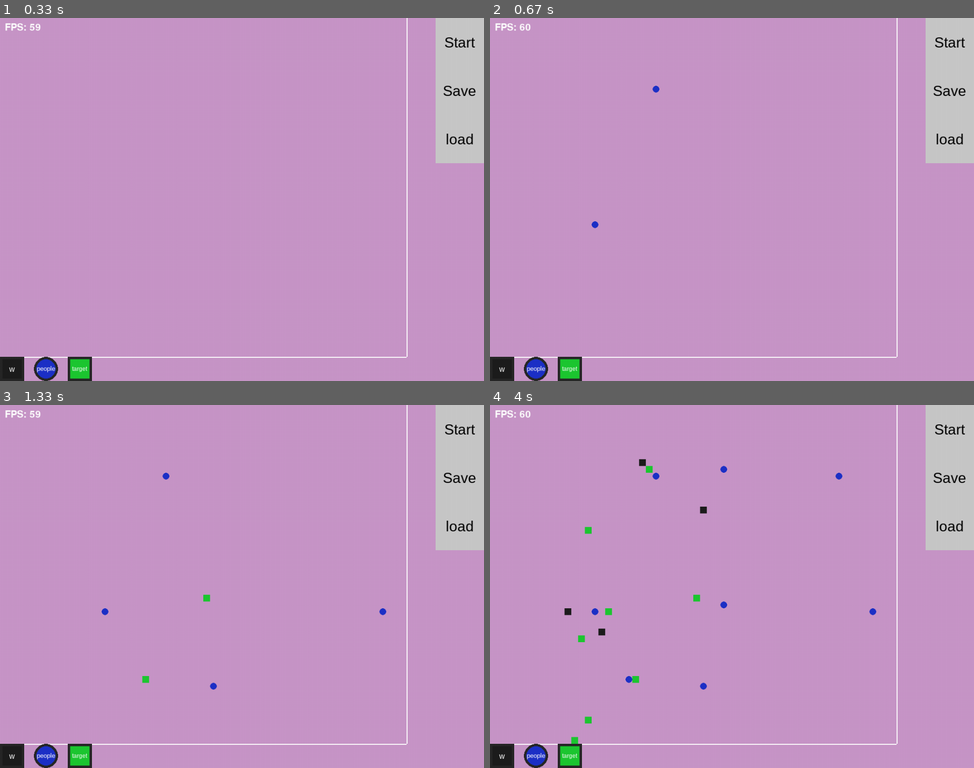
Above: before the commit, frames 1-4 (two rows, left to right).
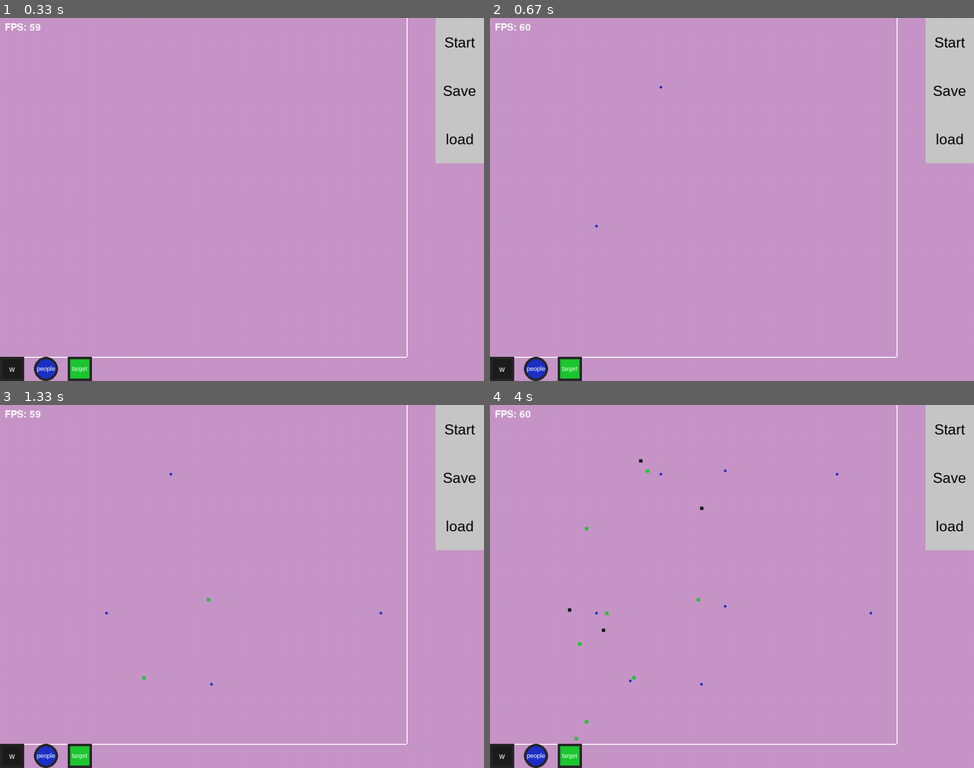
Above: after the commit, the same moments.

Repository: TamairNV/HighPerformancePathfinding
Game: pygame game, started from interface.py
Same seed, same stepped clock (60 frames per second), same inputs: the game is played once before the commit and once after it.
Inputs (mouse positions are in pixels of both pictures, inside the frame that each line leads up to):
- Up to frame 1 (0.33 s): no input
- Up to frame 2 (0.67 s): press the mouse at (533, 370) at 0.37 s; move the mouse to (596, 228) at 0.47 s; release the mouse at (659, 86) at 0.6 s
- Up to frame 3 (1.33 s): press the mouse at (43, 757) at 0.7 s; move the mouse to (212, 684) at 0.8 s; release the mouse at (382, 611) at 0.93 s; press the mouse at (77, 757) at 1.03 s; move the mouse to (145, 677) at 1.13 s; release the mouse at (208, 601) at 1.27 s
- Up to frame 4 (4 s): press the mouse at (567, 757) at 1.37 s; move the mouse to (577, 640) at 1.47 s; release the mouse at (586, 528) at 1.6 s; press the mouse at (567, 757) at 1.7 s; move the mouse to (606, 611) at 1.8 s; release the mouse at (644, 473) at 1.93 s; press the mouse at (499, 757) at 2.03 s; move the mouse to (601, 630) at 2.13 s; release the mouse at (702, 506) at 2.27 s; press the mouse at (567, 757) at 2.37 s; move the mouse to (577, 738) at 2.47 s; release the mouse at (586, 720) at 2.6 s; press the mouse at (533, 757) at 2.7 s; move the mouse to (630, 680) at 2.8 s; release the mouse at (727, 608) at 2.93 s; press the mouse at (949, 477) at 3.03 s; move the mouse to (838, 473) at 3.13 s; release the mouse at (727, 470) at 3.27 s; press the mouse at (949, 524) at 3.37 s; move the mouse to (930, 503) at 3.47 s; release the mouse at (906, 481) at 3.6 s; press the mouse at (499, 757) at 3.7 s; move the mouse to (572, 608) at 3.8 s; release the mouse at (640, 459) at 3.93 s

Frame 1 is identical in both runs. In frame 2, less than 0.1% of the frame differs, in the area x 21-36%, y 18-58%; in frame 3, 0.1%; in frame 4, 0.5%, in the area x 15-80%, y 14-94%.

Commit message:
Able to change grid size

Diff:
--- /dev/null
+++ b/Cache.py
@@ -0,0 +1,35 @@
+import CustomDataStructures as DataS
+import copy
+
+class path():
+    def __init__(self,path,startNode,endNode):
+        self.path = path
+        self.endNode = endNode
+        self.startNode = startNode
+        self.cacheID = 0
+
+class cache:
+    def __init__(self):
+        self.dict = {}
+        self.cacheID = 0
+
+    def add(self,path):
+        self.dict[self.hashPath(path.startNode,path.endNode)] = path
+        path.cacheID = self.cacheID
+    def reset(self):
+        self.cacheID +=1
+
+    def hashPath(self,startNode,endNode):
+        return (startNode.pos[0],startNode.pos[1],
+                endNode.pos[0],endNode.pos[1])
+
+    def get(self,startNode,endNode):
+        hash = self.hashPath(startNode,endNode)
+        reverseHash = self.hashPath(endNode,startNode)
+        if hash in self.dict and self.dict[hash].cacheID == self.cacheID:
+            return (self.dict[hash].path, 0)
+        return None
+        if reverseHash in self.dict and self.dict[reverseHash].cacheID == self.cacheID:
+            reversed_path = copy.deepcopy(self.dict[reverseHash].path)[::-1]
+            return (reversed_path, 1)
+        return None
--- a/Grid.py
+++ b/Grid.py
@@ -2,10 +2,12 @@
 
 import AStar
 
-class Grid():
+class Grid:
+    CELLSIZE = 7
     def __init__(self,baseGrid):
         self.grid = [[AStar.node((x,y),baseGrid[x][y]) for y in range(len(baseGrid[0]))] for x in range(len(baseGrid[1]))]
 
 
+
     def resetGrid(self,grid,baseGrid):
         [[grid.grid[x][y].resetNode(baseGrid[x][y]) for y in range(len(baseGrid[0]))] for x in range(len(baseGrid[1]))]
--- a/Painter.py
+++ b/Painter.py
@@ -5,11 +5,13 @@
 import UI
 import PathingObject
 import Grid
+CELLSIZE = Grid.Grid.CELLSIZE
 class Paint():
     paints = []
     SCREEN = None
     brush = None
     typeColours = {'w': (30, 30, 30), 'people': (30, 50, 200), 'target': (30, 200, 50)}
+
 
     def __init__(self,ID,colour,font = 16,shape = 1):
         Paint.paints.append(self)
@@ -61,9 +63,9 @@
 
     def draw(self):
         x,y = pygame.mouse.get_pos()
-        nearestX = round((x - 7) / self.nodeSize)
-        nearestY = round((y - 7) / self.nodeSize)
-        if x >= 0 and x <= self.gridSize[1]-6 and y >= 0 and y <= self.gridSize[0]-6 and pygame.mouse.get_pressed()[0] and self.grid[nearestX][nearestY] == "":
+        nearestX = round((x - CELLSIZE/2) / self.nodeSize)
+        nearestY = round((y - CELLSIZE/2) / self.nodeSize)
+        if x >= 0 and x <= self.gridSize[1]-CELLSIZE/2 and y >= 0 and y <= self.gridSize[0]-CELLSIZE/2 and pygame.mouse.get_pressed()[0] and self.grid[nearestX][nearestY] == "":
 
             self.grid[nearestX][nearestY] = self.currentBrush
             if self.currentBrush == "people":
@@ -81,9 +83,8 @@
 
         if not pygame.mouse.get_pressed()[0] and self.newWalls:
             self.newWalls = False
-            for person in Brush.people:
-                #person.grid.resetGrid(person.grid, Brush.grid)
-                pass
+            PathingObject.Entity.cache.reset()
+
 
 
 
@@ -94,12 +95,12 @@
                                (personLocation.realPos[0] + self.nodeSize / 2, personLocation.realPos[1] + self.nodeSize / 2), self.nodeSize / 2)
         for targetLocation in Brush.targetsMade:
             pygame.draw.rect(self.SCREEN.screen, Paint.typeColours[self.grid[targetLocation[0]][targetLocation[1]]],
-                             (targetLocation[0]*14, targetLocation[1]*14, self.nodeSize, self.nodeSize))
+                             (targetLocation[0]*CELLSIZE, targetLocation[1]*CELLSIZE, self.nodeSize, self.nodeSize))
         self.drawWalls()
     def drawWalls(self):
         for wallLocation in Brush.wallsMade:
             pygame.draw.rect(self.SCREEN.screen, Paint.typeColours[self.grid[wallLocation[0]][wallLocation[1]]],
-                             (wallLocation[0]*14, wallLocation[1]*14, self.nodeSize, self.nodeSize))
+                             (wallLocation[0]*CELLSIZE, wallLocation[1]*CELLSIZE, self.nodeSize, self.nodeSize))
 
 
 def createGrid(SCREEN,gridSize,nodeSize):
--- a/PathingObject.py
+++ b/PathingObject.py
@@ -4,20 +4,29 @@
 import random
 import threading
 import time
-
+import Cache
+import Grid
+import copy
 
 
 class Entity():
+
     pathNumber = 0
-    speed = 7
+
     pathingObjects = []
     targets = []
     running = False
     totalPaths = 0
+    cache = Cache.cache()
+    pathsCached = 0
+    pathsCollectedFromCache = 0
+    reversePathsCollectedFromCache = 0
+    CELLSIZE = Grid.Grid.CELLSIZE
+    speed = CELLSIZE/10
     def __init__(self,location):
         self.pos = location
         self.grid = None
-        self.realPos = (self.pos[0] * 14, self.pos[1] * 14)
+        self.realPos = (self.pos[0] * Entity.CELLSIZE, self.pos[1] * Entity.CELLSIZE)
         self.pathI = 0
         self.path = []
         self.completedPath = False
@@ -32,11 +41,9 @@
         targetNode = self.grid.grid[target[0]][target[1]]
         targetNode.resetNode("t")
 
-
-        self.pos = (int(self.realPos[0]//14),int(self.realPos[1]//14))
+        self.pos = (int(self.realPos[0] // Entity.CELLSIZE), int(self.realPos[1] // Entity.CELLSIZE))
         start = self.grid.grid[self.pos[0]][self.pos[1]]
         start.resetNode("s")
-
 
         pQueue = dataS.PriorityQueue()
         pQueue.push(start)
@@ -72,7 +79,7 @@
         if draw:
             self.drawGrid(screen)
         if not self.completedPath:
-            if math.fabs(self.realPos[0] - self.path[self.pathI].pos[0]*14 ) < 2 and math.fabs(self.realPos[1] - self.path[self.pathI].pos[1]*14 ) < 2:
+            if math.fabs(self.realPos[0] - self.path[self.pathI].pos[0]*Entity.CELLSIZE ) < 2 and math.fabs(self.realPos[1] - self.path[self.pathI].pos[1]*Entity.CELLSIZE ) < 2:
                 if self.pathI >= len(self.path)-1:
                     self.completedPath = True
                     for node in self.path:
@@ -86,7 +93,7 @@
                 self.pathI +=1
 
 
-            dir = self.getDir(self.realPos,(self.path[self.pathI].pos[0]*14,self.path[self.pathI].pos[1]*14),Entity.speed)
+            dir = self.getDir(self.realPos,(self.path[self.pathI].pos[0]*Entity.CELLSIZE,self.path[self.pathI].pos[1]*Entity.CELLSIZE),Entity.speed)
 
             self.realPos = (self.realPos[0] + dir[0],self.realPos[1] + dir[1])
 
@@ -103,11 +110,11 @@
         for x in range(len(self.grid.grid[0])):
             for y in range(len(self.grid.grid[1])):
                 if self.grid.grid[x][y].state == "d":
-                    pygame.draw.rect(screen,self.generateColor(self.grid.grid[x][y].pathID),(x*14,y*14,14,14))
+                    pygame.draw.rect(screen,self.generateColor(self.grid.grid[x][y].pathID),(x*Entity.CELLSIZE,y*Entity.CELLSIZE,Entity.CELLSIZE,Entity.CELLSIZE))
                 if self.grid.grid[x][y].state == "p":
-                    pygame.draw.rect(screen,self.generateColor(self.grid.grid[x][y].pathID),(x*14,y*14,14,14))
+                    pygame.draw.rect(screen,self.generateColor(self.grid.grid[x][y].pathID),(x*Entity.CELLSIZE,y*Entity.CELLSIZE,Entity.CELLSIZE,Entity.CELLSIZE))
                 if self.grid.grid[x][y].state == "l":
-                    pygame.draw.rect(screen,self.generateColor(self.grid.grid[x][y].pathID),(x*14,y*14,14,14))
+                    pygame.draw.rect(screen,self.generateColor(self.grid.grid[x][y].pathID),(x*Entity.CELLSIZE,y*Entity.CELLSIZE,Entity.CELLSIZE,Entity.CELLSIZE))
 
 
     def getDir(self, point1, point2,speed):
@@ -125,7 +132,7 @@
     def drawPath(self,path,screen):
         Entity.pathNumber+=1
         for i in range(len(path)-1):
-            pygame.draw.line(screen,self.generateColor(Entity.pathNumber),(path[i].pos[0]*14+7,path[i].pos[1]*14+7),(path[i+1].pos[0]*14+7,path[i+1].pos[1]*14+7),3)
+            pygame.draw.line(screen,self.generateColor(Entity.pathNumber),(path[i].pos[0]*Entity.CELLSIZE+Entity.CELLSIZE/2,path[i].pos[1]*Entity.CELLSIZE+Entity.CELLSIZE/2),(path[i+1].pos[0]*Entity.CELLSIZE+Entity.CELLSIZE/2,path[i+1].pos[1]*Entity.CELLSIZE+Entity.CELLSIZE/2),3)
 
         pygame.display.flip()
 
--- a/interface.py
+++ b/interface.py
@@ -10,14 +10,14 @@
 import random
 import math
 pygame.init()
-
+CELLSIZE = Grid.Grid.CELLSIZE
 clock = pygame.time.Clock()
 
 font = pygame.font.SysFont(None, 30)
 def drawFPSCounter(screen, clock):
     fps = int(clock.get_fps())  # Get FPS as an integer
     fps_text = font.render(f"FPS: {fps}", True, (255, 255, 255))  # Render FPS text
-    screen.blit(fps_text, (10, 10))  # Draw FPS counter at the top-left corner
+    screen.blit(fps_text, (10, 10))
 
 def drawPathsPerSecond(screen, pathsPerSecond):
 
@@ -29,6 +29,15 @@
     screen.blit(ObjectCount, (10, 55))
     pathsMade = font.render(f"pathsMade: {PathingObject.Entity.totalPaths}", True, (255, 255, 255))
     screen.blit(pathsMade, (10, 70))
+
+    pathsCached = font.render(f"pathsCached: {PathingObject.Entity.pathsCached}", True, (255, 255, 255))
+    screen.blit(pathsCached, (10, 85))
+
+    cacheCollected = font.render(f"cacheCollected: {PathingObject.Entity.pathsCollectedFromCache}", True, (255, 255, 255))
+    screen.blit(cacheCollected, (10, 100))
+
+    reverseCachedCollected = font.render(f"reverseCachedCollected: {PathingObject.Entity.reversePathsCollectedFromCache}", True, (255, 255, 255))
+    screen.blit(reverseCachedCollected, (10, 115))
 
 
 
@@ -64,17 +73,17 @@
 def drawGrid(grid):
     for row in range(len(grid[0])):
         for col in range(len(grid[1])):
-            nearestX = round(row * 14)
-            nearestY = round(col * 14)
+            nearestX = round(row * CELLSIZE)
+            nearestY = round(col * CELLSIZE)
 
             if grid[row][col].state == "p":
-                pygame.draw.rect(SCREEN.screen, (255,0,0),(nearestX, nearestY, 14, 14))
+                pygame.draw.rect(SCREEN.screen, (255,0,0),(nearestX, nearestY, CELLSIZE, CELLSIZE))
             if grid[row][col].state == "d":
-                pygame.draw.rect(SCREEN.screen, (255,255,0),(nearestX, nearestY, 14, 14))
+                pygame.draw.rect(SCREEN.screen, (255,255,0),(nearestX, nearestY, CELLSIZE, CELLSIZE))
 
 
 Painter.Paint.SCREEN= SCREEN
-grid = Painter.createGrid(SCREEN,(60,60),14)
+grid = Painter.createGrid(SCREEN,(int(840/CELLSIZE),int(840/CELLSIZE)),CELLSIZE)
 def Save():
     with open("two.json", 'w') as file:
         json.dump(grid, file)
@@ -133,7 +142,7 @@
 
 
 Painter.Brush.grid = grid
-brush = Painter.Brush(SCREEN,(700,840),14,grid)
+brush = Painter.Brush(SCREEN,(700,840),CELLSIZE,grid)
 Painter.Paint.brush = brush
 timer = time.time()
 totalTime = 0
@@ -142,7 +151,7 @@
 
     clock.tick()
     SCREEN.screen.fill((200, 150, 200))
-    #Painter.createGrid(SCREEN, (700, 840), 14)
+
     SCREEN.events = pygame.event.get()
     pygameInput.keysPressed = pygame.key.get_pressed()
     brush.draw()
